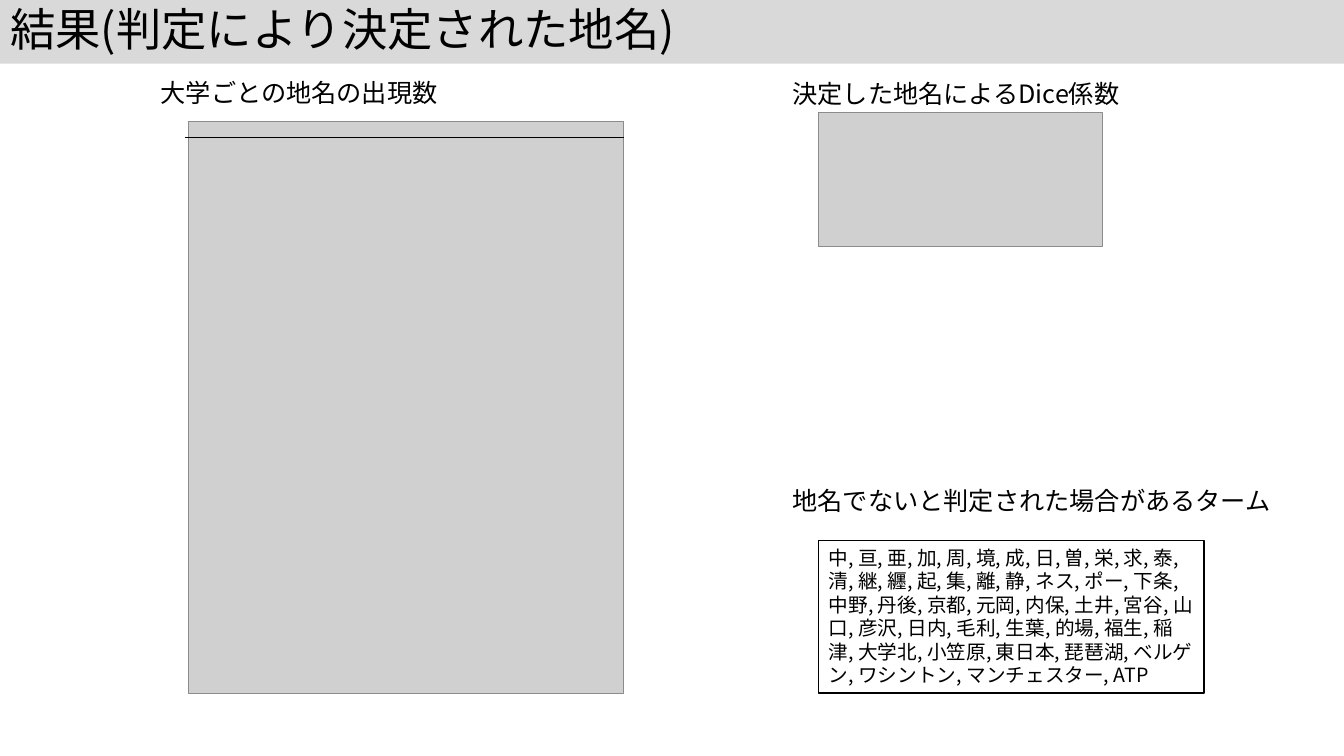
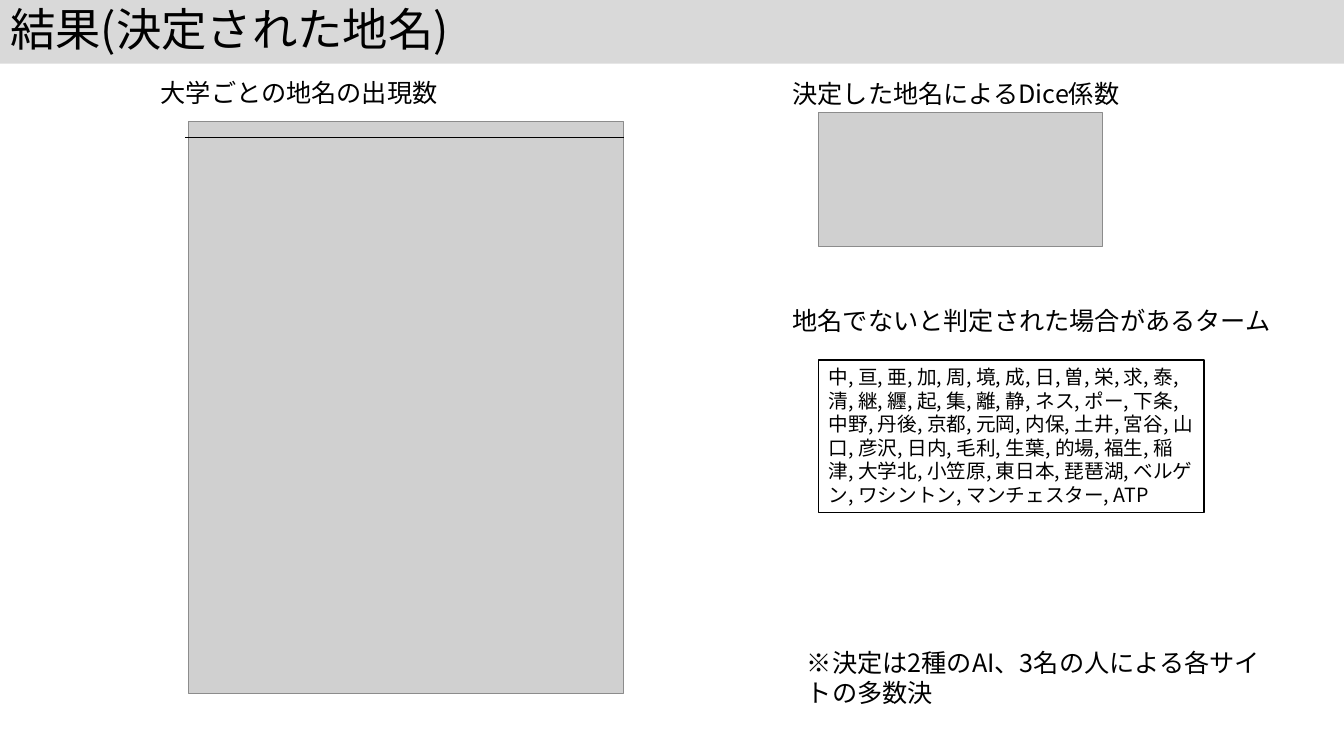
Before and after one commit to kouamano/nihongo-region-name-extract, a slide deck: slide 17 of jsik2026taikai.pptx. Drawn at 1344x756 pixels with LibreOffice and Linux fonts; fonts in the diff are those of the drawing; grey boxes stand for pictures. Boxes give left, top, right and bottom in pixels: in the first picture for what was removed or moved away, otherwise in the second. Text is boxed around its words. In the diff, an @@ line names an element or a change of style, - is before the commit and + after.

```diff
--- a/jsik2026taikai.pptx
+++ b/jsik2026taikai.pptx
@@ title at box(10, 8, 449, 55): text changed @@
-結果(判定により決定された地名)
+結果(決定された地名)
@@ text "地名でないと判定された場合があるターム": place and size @@
-text "地名でないと判定された場合があるターム" at box(792, 488, 1270, 512)
+text "地名でないと判定された場合があるターム" at box(792, 308, 1270, 332)
@@ rectangle "中, 亘, 亜, 加, 周, ...": place and size @@
-rectangle "中, 亘, 亜, 加, 周, ..." at box(819, 540, 1204, 693)
+rectangle "中, 亘, 亜, 加, 周, ..." at box(819, 360, 1204, 512)
@@ text added at box(807, 650, 1260, 674), 18 pt, text #000000 @@
+※決定は2種のAI、3名の人による各サイトの多数決
```
Also in this commit, not shown: 3 other slides changed.
